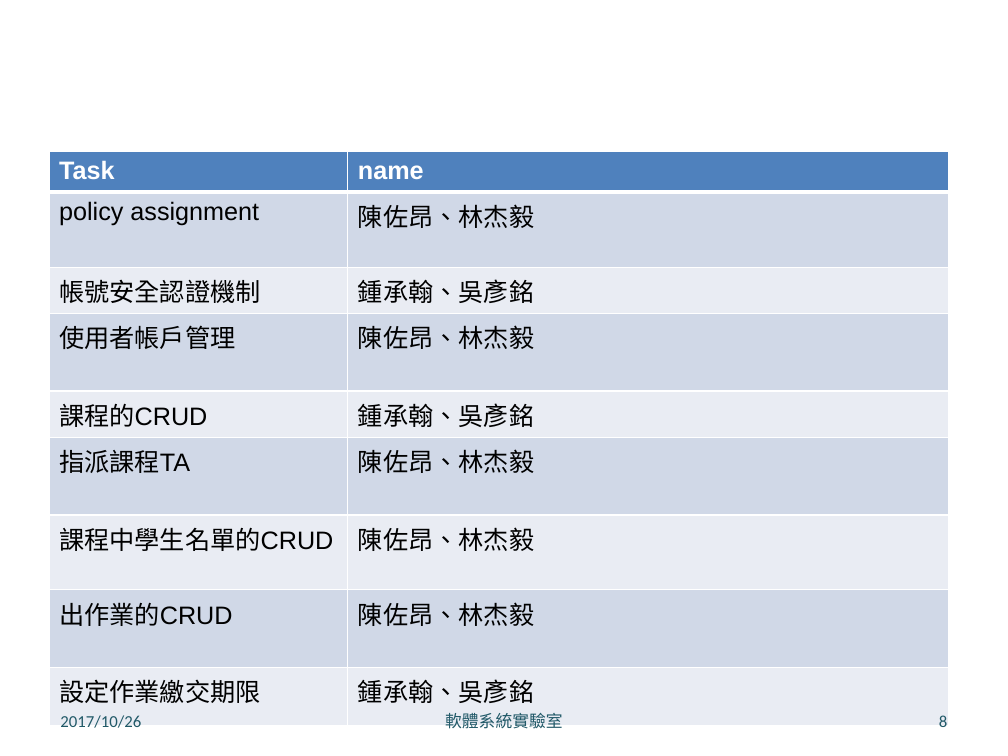
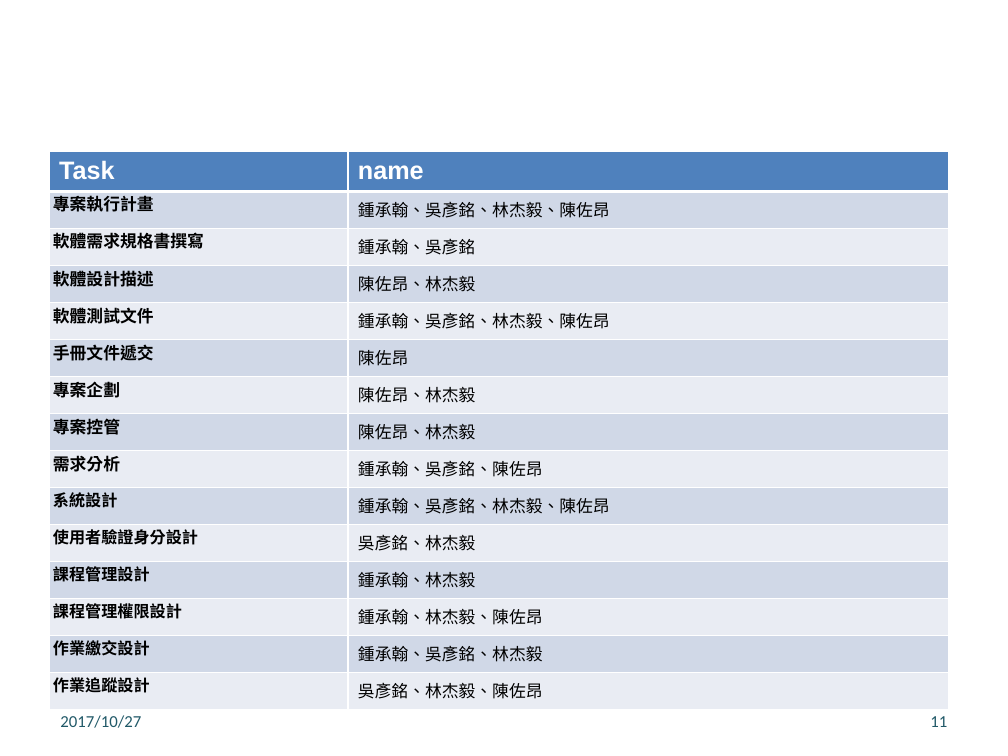
Before and after one commit to disc9562/SE_PASS, a slide deck: slide 11 of doc/report.pptx (slide 8 before the commit). Drawn at 1008x756 pixels with LibreOffice and Linux fonts; fonts in the diff are those of the drawing; background and template pictures are left out. Boxes give left, top, right and bottom in pixels: in the first picture for what was removed or moved away, otherwise in the second. Text is boxed around its words. In the diff, an @@ line names an element or a change of style, - is before the commit and + after.

```diff
--- a/doc/report.pptx
+++ b/doc/report.pptx
@@ table at <box>49,151,950,710</box> @@
-row 2: policy assignment | 陳佐昂、林杰毅
-row 3: 帳號安全認證機制 | 鍾承翰、吳彥銘
-row 4: 使用者帳戶管理 | 陳佐昂、林杰毅
-row 5: 課程的CRUD | 鍾承翰、吳彥銘
-row 6: 指派課程TA | 陳佐昂、林杰毅
-row 7: 課程中學生名單的CRUD | 陳佐昂、林杰毅
-row 8: 出作業的CRUD | 陳佐昂、林杰毅
-row 9: 設定作業繳交期限 | 鍾承翰、吳彥銘
+row 2: 專案執行計畫 | 鍾承翰、吳彥銘、林杰毅、陳佐昂
+row 3: 軟體需求規格書撰寫 | 鍾承翰、吳彥銘
+row 4: 軟體設計描述 | 陳佐昂、林杰毅
+row 5: 軟體測試文件 | 鍾承翰、吳彥銘、林杰毅、陳佐昂
+row 6: 手冊文件遞交 | 陳佐昂
+row 7: 專案企劃 | 陳佐昂、林杰毅
+row 8: 專案控管 | 陳佐昂、林杰毅
+row 9: 需求分析 | 鍾承翰、吳彥銘、陳佐昂
+row 10: 系統設計 | 鍾承翰、吳彥銘、林杰毅、陳佐昂
+row 11: 使用者驗證身分設計 | 吳彥銘、林杰毅
+row 12: 課程管理設計 | 鍾承翰、林杰毅
+row 13: 課程管理權限設計 | 鍾承翰、林杰毅、陳佐昂
+row 14: 作業繳交設計 | 鍾承翰、吳彥銘、林杰毅
+row 15: 作業追蹤設計 | 吳彥銘、林杰毅、陳佐昂
@@ text at <box>60,715,141,728</box>: text changed @@
-2017/10/26
+2017/10/27
@@ text removed at <box>445,713,562,729</box> @@
-軟體系統實驗室
@@ page number at <box>930,716,947,727</box>: text changed @@
-8
+11
```
Also in this commit, not shown: 5 other slides changed, 5 slides added, 1 slide removed, 2 other files.
